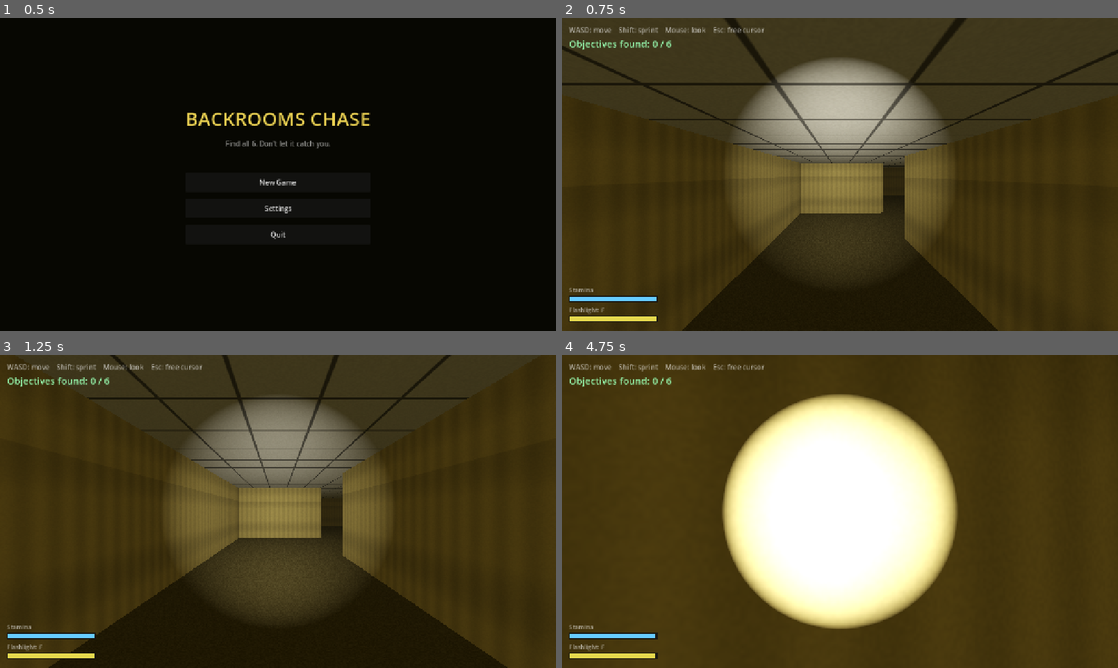
Above: before the commit, frames 1-4 (two rows, left to right).
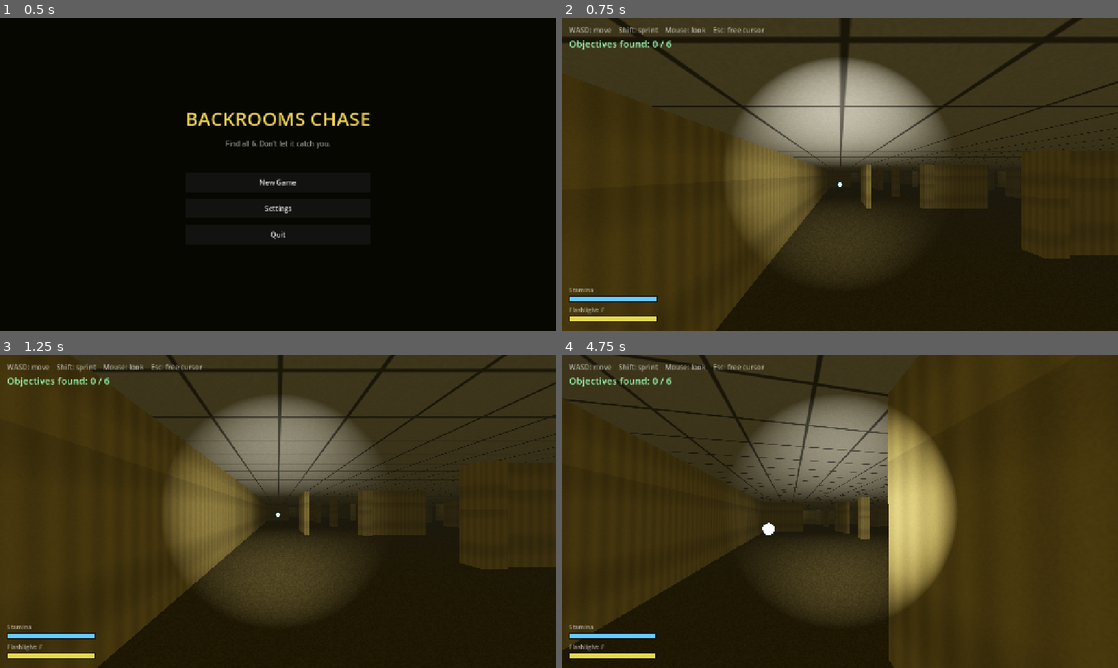
Above: after the commit, the same moments.

Repository: moorejasper060-oss/backrooms-chase
Game: Godot game, scene res://menu.tscn
Same seed, same stepped clock (60 frames per second), same inputs: the game is played once before the commit and once after it.
Inputs (mouse positions are in pixels of both pictures, inside the frame that each line leads up to):
- Up to frame 1 (0.5 s): no input
- Up to frame 2 (0.75 s): click "New Game" at 0.5 s
- Up to frame 3 (1.25 s): no input
- Up to frame 4 (4.75 s): tap Enter (ui_accept) at 1.25, 1.52, 2.27, 3.77, 4.52 s; move the mouse to (867, 511) at 1.27 s; hold F (flashlight) 1.28-2.03 s; hold W (move_forward) from 1.28 s (still down); move the mouse to (812, 511) at 2.02 s; tap E (interact) at 2.1 s; move the mouse to (851, 505) at 2.77 s; hold Shift (sprint) 2.78-3.53 s; move the mouse to (834, 517) at 3.52 s; tap R at 3.6 s; move the mouse to (878, 514) at 4.27 s; hold F (flashlight) from 4.28 s (still down)

Frame 1 is identical in both runs. In frame 2, 22% of the frame differs, in the area x 0-100%, y 0-100%; in frame 3, 19%; in frame 4, 37%, in the area x 0-71%, y 0-100%.

Commit message:
Open Backrooms layout + monster anti-stuck + scarier chase audio
- Level is now an open hall (16x16, sparse walls + a grid of support pillars)
  instead of a tight perfect-maze. Reachability flood-fill guarantees pickups
  and the monster spawn in valid, connected cells.
- Monster anti-stuck: detects wall-wedging and slides along the wall tangent
  (with a forced repath) so it never gets pinned in a corner.
- Audio: nastier FM-snarl growl, and pounding footsteps while it chases that
  quicken and swell as it closes in.

Co-Authored-By: Claude Opus 4.8 (1M context) <noreply@anthropic.com>

Diff:
--- a/audio.gd
+++ b/audio.gd
@@ -10,8 +10,10 @@
 var _stinger: AudioStreamPlayer
 var _blip: AudioStreamPlayer
 var _screech: AudioStreamPlayer
+var _foot: AudioStreamPlayer
 
 var _hb_accum := 0.0
+var _step_accum := 0.0
 
 func _ready() -> void:
 	_drone = _make_player(_make_drone(), true, -11.0)
@@ -20,6 +22,7 @@
 	_stinger = _make_player(_make_stinger(), false, 1.0)
 	_blip = _make_player(_make_blip(), false, -5.0)
 	_screech = _make_player(_make_screech(), false, -1.0)
+	_foot = _make_player(_make_footstep(), false, -6.0)
 	_drone.play()
 	_growl.play()
 
@@ -43,8 +46,17 @@
 	# Chase growl swells while it's actively hunting and near.
 	var target := -55.0
 	if chasing:
-		target = lerpf(-22.0, -2.0, clampf(1.0 - dist / 18.0, 0.0, 1.0))
+		target = lerpf(-20.0, 0.0, clampf(1.0 - dist / 18.0, 0.0, 1.0))
 	_growl.volume_db = lerpf(_growl.volume_db, target, clampf(delta * 4.0, 0.0, 1.0))
+
+	# Pounding footsteps while it chases — faster and louder as it nears.
+	if chasing and dist < 16.0:
+		var close := clampf(1.0 - dist / 16.0, 0.0, 1.0)
+		_foot.volume_db = lerpf(-14.0, 3.0, close)
+		_step_accum -= delta
+		if _step_accum <= 0.0:
+			_step_accum = lerpf(0.46, 0.24, close)
+			_foot.play()
 
 func play_stinger() -> void:
 	_stinger.play()
@@ -91,11 +103,25 @@
 	s.resize(n)
 	for i in n:
 		var t := float(i) / RATE
-		var v := 0.2 * sin(TAU * 70.0 * t) + 0.16 * sin(TAU * 73.5 * t) + 0.1 * sin(TAU * 110.0 * t)
-		v += 0.08 * (randf() * 2.0 - 1.0)
-		v *= 0.7 + 0.3 * sin(TAU * 6.0 * t)
-		s[i] = v * 0.6
+		var low := 0.22 * sin(TAU * 62.0 * t) + 0.16 * sin(TAU * 67.0 * t)
+		var snarl := 0.13 * sin(TAU * 175.0 * t + 3.0 * sin(TAU * 7.0 * t))  # FM snarl
+		var v := low + snarl
+		v += 0.12 * (randf() * 2.0 - 1.0)
+		v *= 0.6 + 0.4 * sin(TAU * 8.0 * t)   # rough, breathing tremor
+		s[i] = v * 0.65
 	return _make_wav(s, true)
+
+## A heavy stomp: low thud + a noisy scuff.
+func _make_footstep() -> AudioStreamWAV:
+	var n := int(RATE * 0.18)
+	var s := PackedFloat32Array()
+	s.resize(n)
+	for i in n:
+		var t := float(i) / RATE
+		var thud := sin(TAU * 90.0 * t) * exp(-t * 22.0)
+		var scuff := (randf() * 2.0 - 1.0) * exp(-t * 40.0) * 0.6
+		s[i] = (thud * 0.8 + scuff) * 0.8
+	return _make_wav(s, false)
 
 func _make_thump() -> AudioStreamWAV:
 	var n := int(RATE * 0.32)
--- a/monster.gd
+++ b/monster.gd
@@ -41,6 +41,12 @@
 var _leg_l: Node3D
 var _leg_r: Node3D
 var _anim_t := 0.0
+
+# Anti-stuck
+var _last_pos := Vector3.ZERO
+var _stuck := 0.0
+var _unstick_timer := 0.0
+var _unstick_dir := Vector3.ZERO
 
 func _ready() -> void:
 	add_to_group("monster")
@@ -86,10 +92,35 @@
 		_repath = 0.4
 		_recompute_path()
 
+	_detect_stuck(delta)
 	_follow_path()
 	move_and_slide()
 	_animate(delta)
 	_check_catch()
+
+## If it's pressed against a wall making no progress, slide it along the wall
+## for a moment (and force a repath) so it never wedges in a corner.
+func _detect_stuck(delta: float) -> void:
+	var moved := global_position.distance_to(_last_pos)
+	_last_pos = global_position
+	if _unstick_timer > 0.0:
+		_unstick_timer -= delta
+		return
+	var wants_move := _state == State.CHASE or not _path.is_empty()
+	if wants_move and is_on_wall() and moved < 0.02:
+		_stuck += delta
+		if _stuck > 0.3:
+			_stuck = 0.0
+			_unstick_timer = 0.45
+			var n := get_wall_normal()
+			var tangent := Vector3(-n.z, 0.0, n.x)
+			if randf() < 0.5:
+				tangent = -tangent
+			_unstick_dir = (tangent + n * 0.35).normalized()
+			_repath = 0.0
+			_wander_target = null
+	else:
+		_stuck = maxf(0.0, _stuck - delta)
 
 func _update_state(delta: float) -> void:
 	var dist := global_position.distance_to(player.global_position)
@@ -142,6 +173,12 @@
 	if _lunge_timer > 0.0:
 		speed += lunge_bonus
 
+	# Breaking free of a wall: drive along the stored tangent for a moment.
+	if _unstick_timer > 0.0:
+		velocity.x = _unstick_dir.x * speed
+		velocity.z = _unstick_dir.z * speed
+		return
+
 	# When it can actually see the player, ditch the grid and home straight in
 	# on their real position — otherwise it would stall at the cell centre.
 	var chasing_visible := _state == State.CHASE and _can_see_player()
--- a/world.gd
+++ b/world.gd
@@ -3,13 +3,15 @@
 ## fluorescent lights and thick fog. Also stores the maze graph so the
 ## monster can pathfind through it in a later milestone.
 
-@export var cols := 12
-@export var rows := 12
-@export var cell_size := 5.0
+@export var cols := 16
+@export var rows := 16
+@export var cell_size := 4.0
 @export var wall_height := 3.0
 @export var wall_thickness := 0.3
 @export var maze_seed := 0  # 0 = random each run
 @export var objective_count := 6
+@export var interior_wall_chance := 0.10  # sparse walls => open, room-like space
+@export var column_step := 2              # support-pillar grid spacing (in cells)
 
 const PICKUP_SCENE := preload("res://pickup.tscn")
 const MONSTER_SCENE := preload("res://monster.tscn")
@@ -38,9 +40,10 @@
 var _wall_v := []  # vertical walls, size (cols+1) x rows
 var _wall_h := []  # horizontal walls, size cols x (rows+1)
 
-# Cell adjacency graph (open passages) — used by the monster later.
+# Cell adjacency graph (open passages) — used by the monster for pathfinding.
 # Keyed by Vector2i(cell) -> Array[Vector2i] of reachable neighbours.
 var passages := {}
+var _reachable := {}  # cells reachable from the spawn (for valid spawns/pickups)
 
 var _rng := RandomNumberGenerator.new()
 
@@ -48,6 +51,7 @@
 var _mat_wall: StandardMaterial3D
 var _mat_floor: StandardMaterial3D
 var _mat_ceiling: StandardMaterial3D
+var _mat_pillar: StandardMaterial3D
 
 func _ready() -> void:
 	if maze_seed != 0:
@@ -56,8 +60,10 @@
 		_rng.randomize()
 	_setup_environment()
 	_make_materials()
-	_generate_maze()
+	_generate_layout()
+	_reachable = _reachable_from(Vector2i(0, 0))
 	_build_geometry()
+	_add_columns()
 	_place_player()
 	_spawn_pickups()
 	_spawn_monster()
@@ -111,6 +117,13 @@
 	_mat_ceiling.uv1_world_triplanar = true
 	_mat_ceiling.uv1_scale = Vector3(0.5, 0.5, 0.5)
 	_mat_ceiling.roughness = 0.9
+
+	_mat_pillar = StandardMaterial3D.new()
+	_mat_pillar.albedo_texture = _make_wallpaper_texture()
+	_mat_pillar.uv1_triplanar = true
+	_mat_pillar.uv1_world_triplanar = true
+	_mat_pillar.uv1_scale = Vector3(0.6, 0.6, 0.6)
+	_mat_pillar.roughness = 0.9
 
 ## Dingy yellow wallpaper: subtle vertical pattern + water staining + grain.
 func _make_wallpaper_texture() -> ImageTexture:
@@ -172,63 +185,89 @@
 		var dir := Vector3(n.x - start.x, 0.0, n.y - start.y)
 		player.look_at(spawn + dir, Vector3.UP)
 
-# --- Maze generation (recursive backtracker) --------------------------------
-
-func _generate_maze() -> void:
-	# Start with every wall present.
+# --- Open layout generation -------------------------------------------------
+
+## Mostly-open space: solid perimeter + a few sparse interior walls. Pillars
+## (added separately) supply the grid structure. Far more open than a maze,
+## and with no 1-wide corridors the monster doesn't snag on walls.
+func _generate_layout() -> void:
 	_wall_v = []
 	for x in cols + 1:
 		var col := []
 		for z in rows:
-			col.append(true)
+			col.append(false)
 		_wall_v.append(col)
 	_wall_h = []
 	for x in cols:
 		var col := []
 		for z in rows + 1:
-			col.append(true)
+			col.append(false)
 		_wall_h.append(col)
 
+	# Perimeter walls
+	for z in rows:
+		_wall_v[0][z] = true
+		_wall_v[cols][z] = true
+	for x in cols:
+		_wall_h[x][0] = true
+		_wall_h[x][rows] = true
+
+	# Sparse interior walls (partial dividers, not a maze)
+	for x in range(1, cols):
+		for z in rows:
+			if _rng.randf() < interior_wall_chance:
+				_wall_v[x][z] = true
+	for x in cols:
+		for z in range(1, rows):
+			if _rng.randf() < interior_wall_chance:
+				_wall_h[x][z] = true
+
+	# Keep the spawn corner clear so the player isn't boxed in
+	_wall_v[1][0] = false
+	_wall_h[0][1] = false
+
+	_build_passages()
+
+func _build_passages() -> void:
+	passages = {}
 	for x in cols:
 		for z in rows:
 			passages[Vector2i(x, z)] = []
-
-	var visited := {}
-	var stack: Array[Vector2i] = []
-	var start := Vector2i(0, 0)
-	visited[start] = true
-	stack.append(start)
-
+	for x in cols:
+		for z in rows:
+			var c := Vector2i(x, z)
+			if x + 1 < cols and not _wall_v[x + 1][z]:
+				passages[c].append(Vector2i(x + 1, z))
+			if x - 1 >= 0 and not _wall_v[x][z]:
+				passages[c].append(Vector2i(x - 1, z))
+			if z + 1 < rows and not _wall_h[x][z + 1]:
+				passages[c].append(Vector2i(x, z + 1))
+			if z - 1 >= 0 and not _wall_h[x][z]:
+				passages[c].append(Vector2i(x, z - 1))
+
+## Flood-fill of every cell reachable from `start` (so we never spawn pickups
+## or the monster in an accidentally-sealed pocket).
+func _reachable_from(start: Vector2i) -> Dictionary:
+	var seen := {start: true}
+	var stack: Array[Vector2i] = [start]
 	while not stack.is_empty():
-		var c: Vector2i = stack.back()
-		var neighbours := _unvisited_neighbours(c, visited)
-		if neighbours.is_empty():
-			stack.pop_back()
-		else:
-			var n: Vector2i = neighbours[_rng.randi_range(0, neighbours.size() - 1)]
-			_remove_wall_between(c, n)
-			passages[c].append(n)
-			passages[n].append(c)
-			visited[n] = true
-			stack.append(n)
-
-func _unvisited_neighbours(c: Vector2i, visited: Dictionary) -> Array:
-	var result: Array[Vector2i] = []
-	for d in [Vector2i(1, 0), Vector2i(-1, 0), Vector2i(0, 1), Vector2i(0, -1)]:
-		var n: Vector2i = c + d
-		if n.x >= 0 and n.x < cols and n.y >= 0 and n.y < rows and not visited.has(n):
-			result.append(n)
-	return result
-
-func _remove_wall_between(a: Vector2i, b: Vector2i) -> void:
-	if b.x > a.x:
-		_wall_v[b.x][a.y] = false
-	elif b.x < a.x:
-		_wall_v[a.x][a.y] = false
-	elif b.y > a.y:
-		_wall_h[a.x][b.y] = false
-	elif b.y < a.y:
-		_wall_h[a.x][a.y] = false
+		var c: Vector2i = stack.pop_back()
+		for nb in passages.get(c, []):
+			if not seen.has(nb):
+				seen[nb] = true
+				stack.append(nb)
+	return seen
+
+## The reachable cell farthest from `from` (used to spawn the monster away).
+func _far_reachable_cell(from: Vector2i) -> Vector2i:
+	var best := from
+	var best_d := -1.0
+	for c in _reachable:
+		var d := Vector2(c.x - from.x, c.y - from.y).length()
+		if d > best_d:
+			best_d = d
+			best = c
+	return best
 
 # --- Geometry ---------------------------------------------------------------
 
@@ -253,6 +292,14 @@
 			if _wall_h[x][z]:
 				var pos := Vector3(x * cell_size + cell_size * 0.5, wall_height * 0.5, z * cell_size)
 				_add_box(Vector3(cell_size, wall_height, wall_thickness), pos, _mat_wall)
+
+## Backrooms support columns on a regular grid (placed at cell corners so they
+## never sit on the cell-centre lines the monster walks along).
+func _add_columns() -> void:
+	for ix in range(column_step, cols, column_step):
+		for iz in range(column_step, rows, column_step):
+			var pos := Vector3(ix * cell_size, wall_height * 0.5, iz * cell_size)
+			_add_box(Vector3(0.7, wall_height, 0.7), pos, _mat_pillar)
 
 func _add_box(size: Vector3, pos: Vector3, mat: Material) -> void:
 	var body := StaticBody3D.new()
@@ -357,7 +404,7 @@
 	for x in cols:
 		for z in rows:
 			var c := Vector2i(x, z)
-			if c != exclude:
+			if c != exclude and _reachable.has(c):
 				all.append(c)
 	# Fisher-Yates shuffle with our seeded RNG
 	for i in range(all.size() - 1, 0, -1):
@@ -387,7 +434,7 @@
 
 func _spawn_monster() -> void:
 	_monster = MONSTER_SCENE.instantiate()
-	var pos := cell_to_world(Vector2i(cols - 1, rows - 1))  # far corner
+	var pos := cell_to_world(_far_reachable_cell(Vector2i(0, 0)))
 	pos.y = 0.2
 	_monster.position = pos
 	_monster.caught.connect(_on_player_caught)
